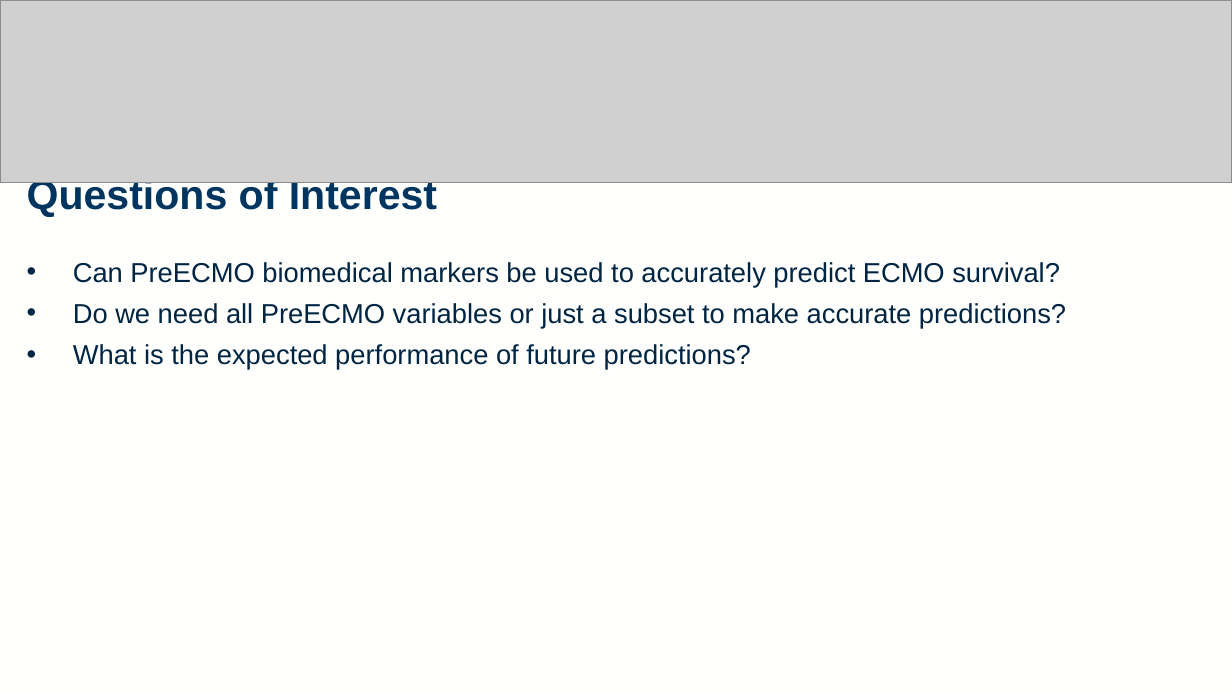
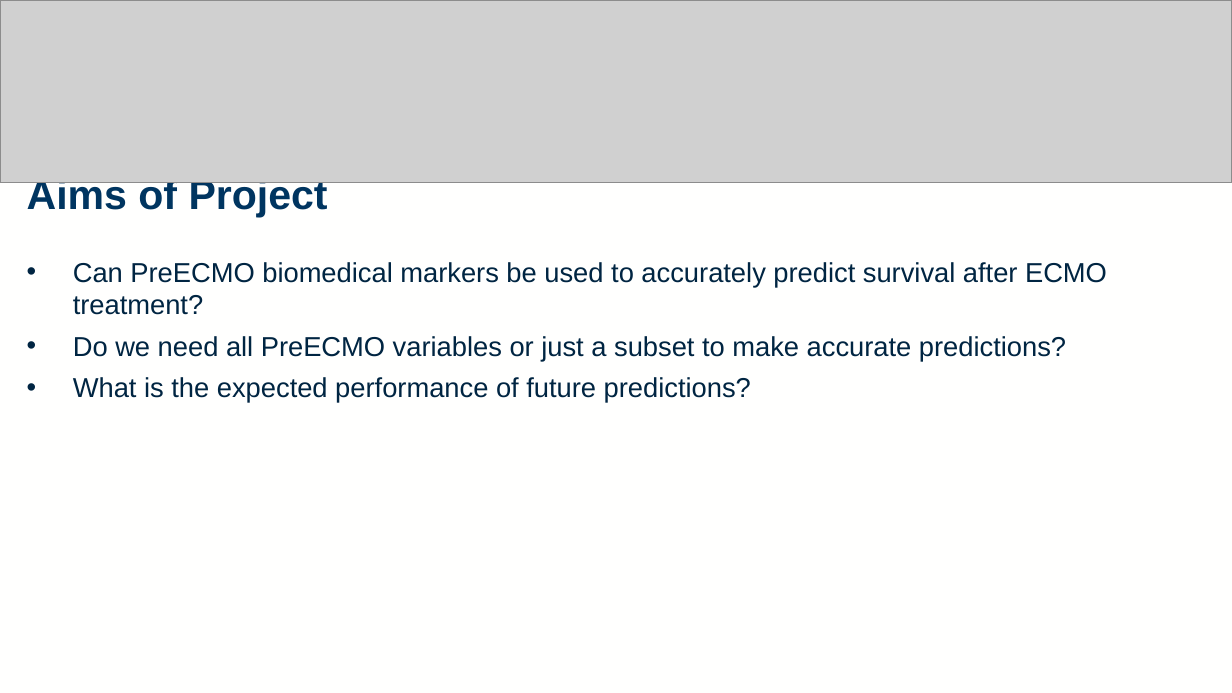
Before and after one commit to rtedwards/ARDS-classification, a slide deck: slide 5 of viva/viva_2416963E.pptx. Drawn at 1232x693 pixels with LibreOffice and Linux fonts; fonts in the diff are those of the drawing; grey boxes stand for pictures. Boxes give left, top, right and bottom in pixels: in the first picture for what was removed or moved away, otherwise in the second. Text is boxed around its words. In the diff, an @@ line names an element or a change of style, - is before the commit and + after.

```diff
--- a/viva/viva_2416963E.pptx
+++ b/viva/viva_2416963E.pptx
@@ text at box(27, 176, 1107, 315): text changed @@
-Questions of Interest
-• Can PreECMO biomedical markers be used to accurately predict ECMO survival?
+Aims of Project
+• Can PreECMO biomedical markers be used to accurately predict survival after ECMO treatment?
```
Also in this commit, not shown: 6 other slides changed, 7 slides added, 7 slides removed, 1 other file.
